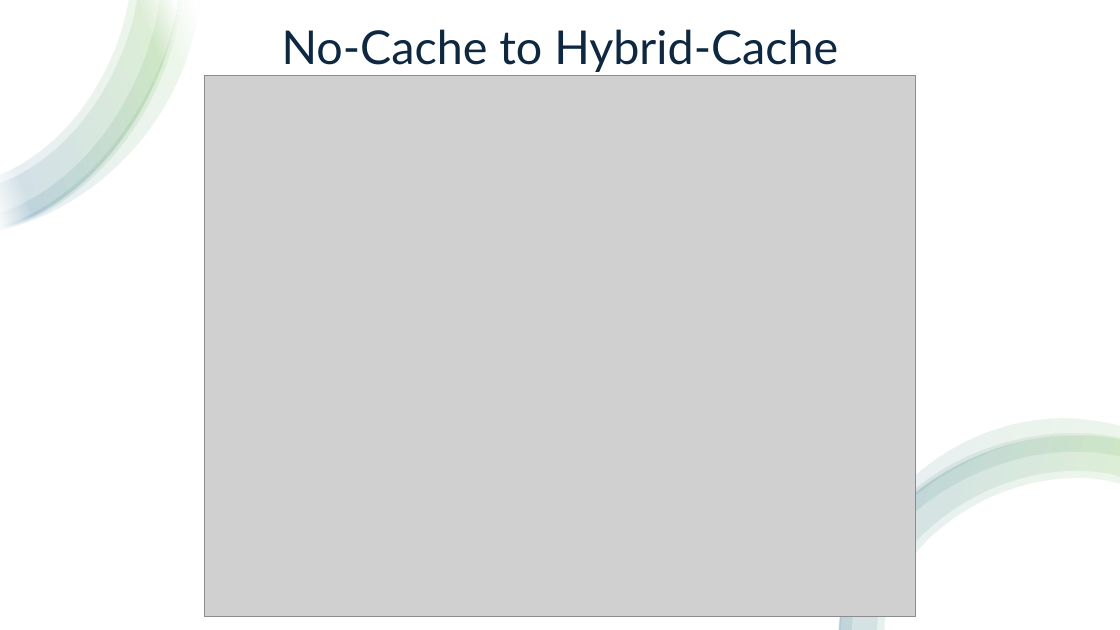
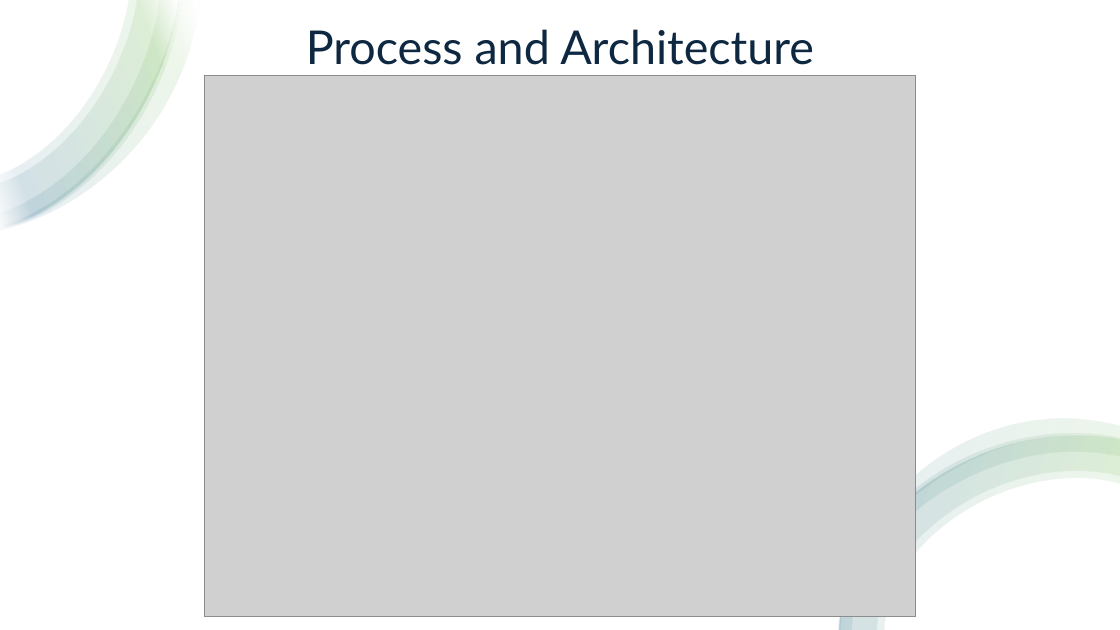
Before and after one commit to jomaxso/Playground, a slide deck: slide 3 of demo/HybridCache/Hybrid Cache.pptx. Drawn at 1120x630 pixels with LibreOffice and Linux fonts; fonts in the diff are those of the drawing; grey boxes stand for pictures. Boxes give left, top, right and bottom in pixels: in the first picture for what was removed or moved away, otherwise in the second. Text is boxed around its words. In the diff, an @@ line names an element or a change of style, - is before the commit and + after.

```diff
--- a/demo/HybridCache/Hybrid Cache.pptx
+++ b/demo/HybridCache/Hybrid Cache.pptx
@@ title at <box>306,29,814,65</box>: text changed @@
-No-Cache to Hybrid-Cache
+Process and Architecture
```
Also in this commit, not shown: 1 other slide changed, 14 other files.
